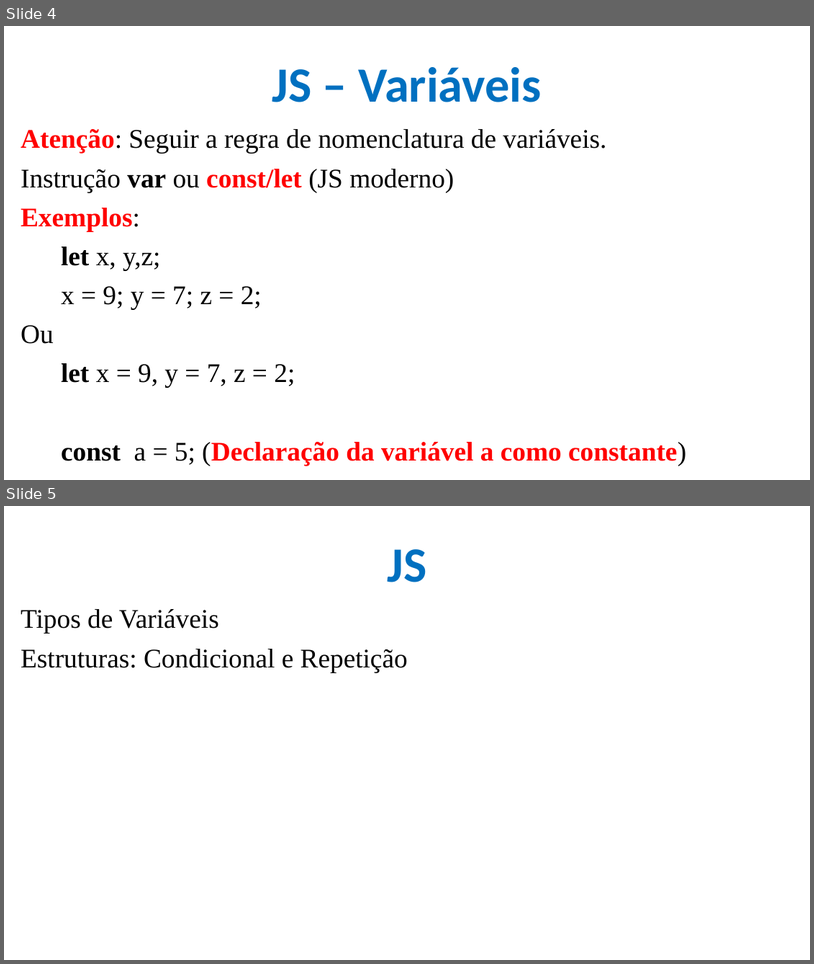
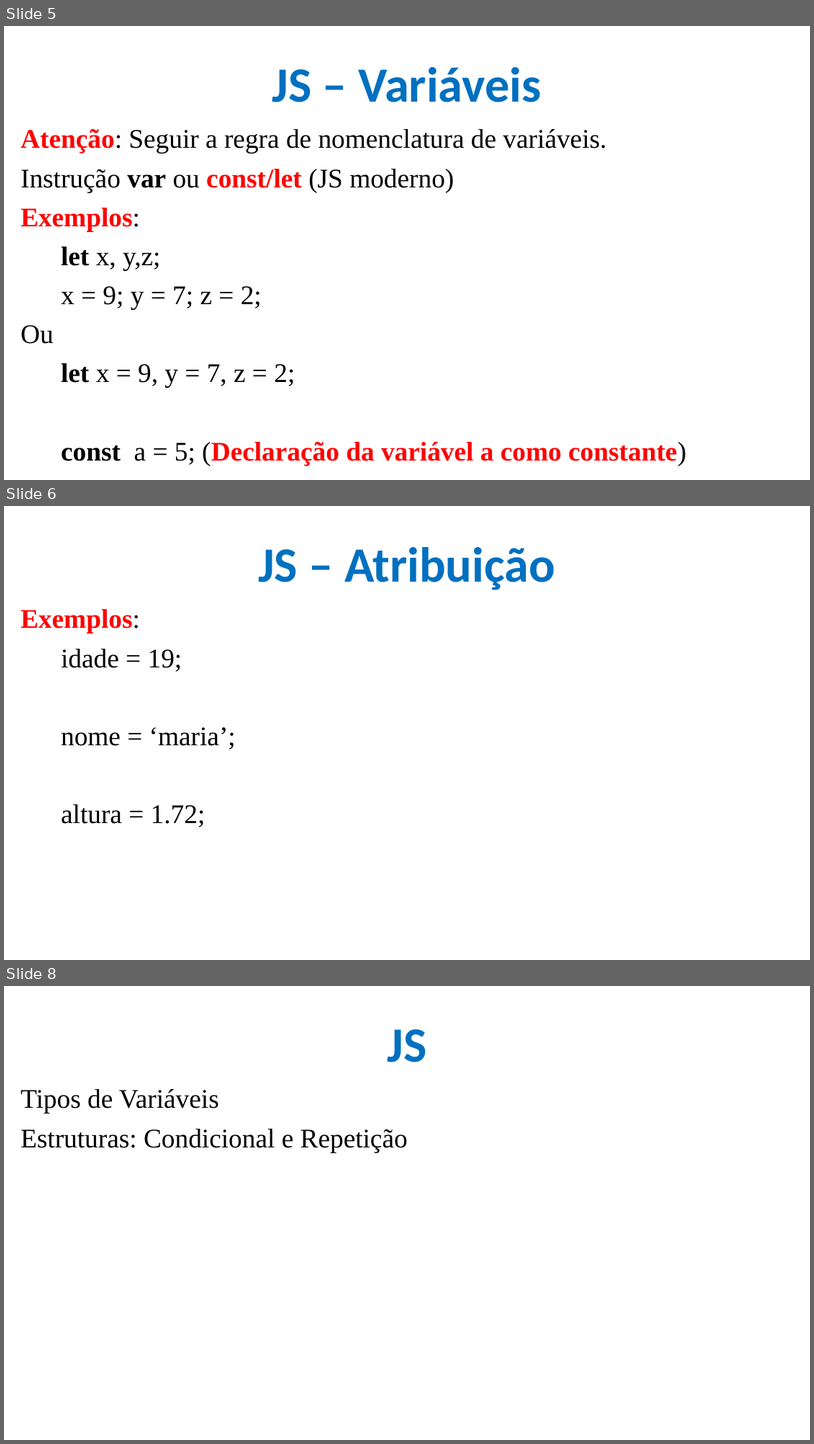
Before and after one commit to CloudEducationBrazil/WydenDesenvolvimentoWebPHP, a slide deck: 01 Classes/Aula 09 Desenvolvimento Web PHP - JS.pptx. Shown one above the other, each under a label of ours: slides 4 and 5 before the commit, slides 5, 6 and 8 after it; the slides between them are not shown. The pictures are 814x964 and 814x1444 pixels, drawn with LibreOffice and Linux fonts; fonts in the diff are those of the drawing; background and template pictures are left out. Boxes give left, top, right and bottom in pixels: in the first picture for what was removed or moved away, otherwise in the second. Text is boxed around its words. In the diff, an @@ line names an element or a change of style, - is before the commit and + after.

```diff
--- a/01 Classes/Aula 09 Desenvolvimento Web PHP - JS.pptx
+++ b/01 Classes/Aula 09 Desenvolvimento Web PHP - JS.pptx
@@ slide 6 added at [4,506,810,960], background picture (left out) @@
@@ title added at [258,547,556,590], 44 pt, text #0070C0, bold @@
+JS – Atribuição
@@ text added at [21,609,236,827], 24 pt, text #000000 @@
+Exemplos:
+idade = 19;
+nome = ‘maria’;
+altura = 1.72;
@@ what was slide 4 is now slide 5 @@
@@ what was slide 5 is now slide 8 @@
```
Also in this commit, not shown: 2 other slides added, 1 other file.
